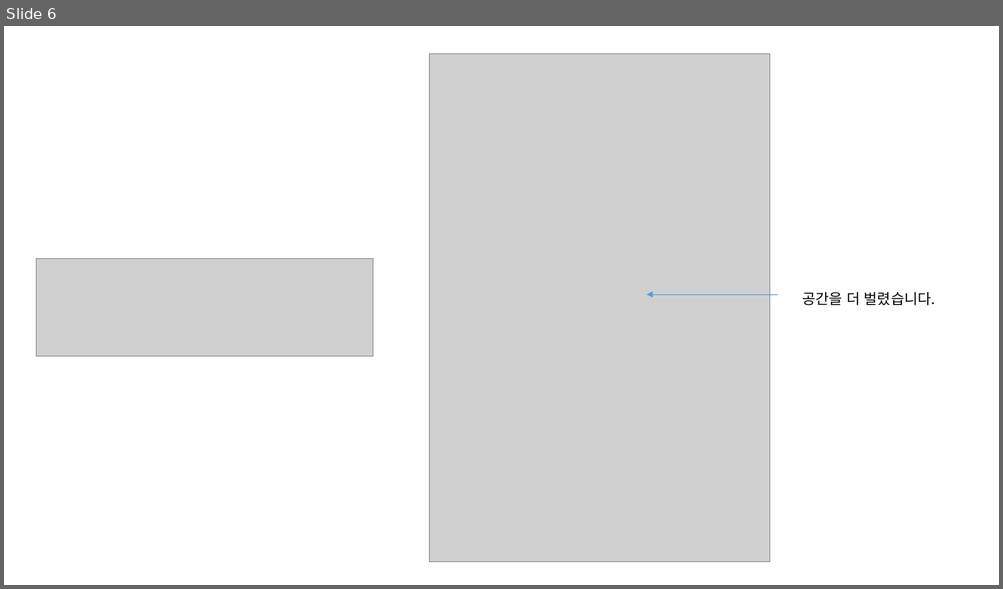
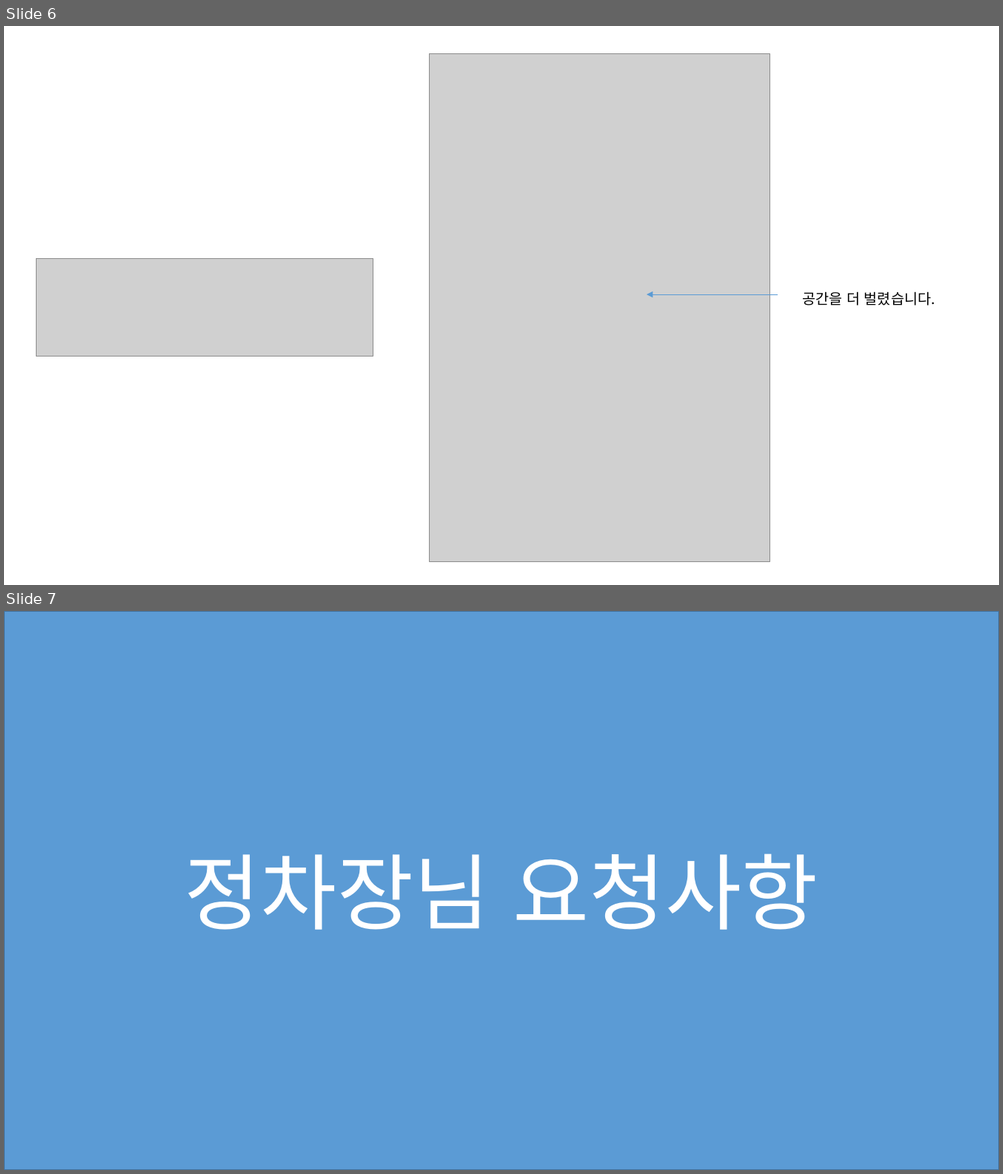
Before and after one commit to jeoungGyy/sejong, a slide deck: ppt/04-05.pptx. Shown one above the other, each under a label of ours: slide 6 before the commit, slides 6 and 7 after it. The pictures are 1003x589 and 1003x1174 pixels, drawn with LibreOffice and Linux fonts; fonts in the diff are those of the drawing; grey boxes stand for pictures. Boxes give left, top, right and bottom in pixels: in the first picture for what was removed or moved away, otherwise in the second. Text is boxed around its words. In the diff, an @@ line names an element or a change of style, - is before the commit and + after.

```diff
--- a/ppt/04-05.pptx
+++ b/ppt/04-05.pptx
@@ slide 7 added at [4,611,999,1170], background #FFFFFF @@
@@ rectangle added at [4,611,999,1170], fill #5B9BD5, outline #43739E 1 pt, 80 pt, text #FFFFFF @@
+정차장님 요청사항
```
Also in this commit, not shown: 6 other slides added, 4 other files.
